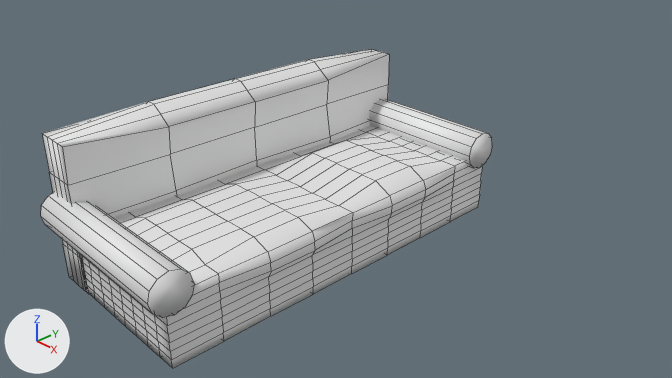
The Blender file Assets/Models/couch.blend, before and after one commit.
Both versions are drawn from the file's camera 'Camera'. Every picture has the same lights, and +X, +Y and +Z are marked at lower left. Mesh edges are drawn as thin lines.
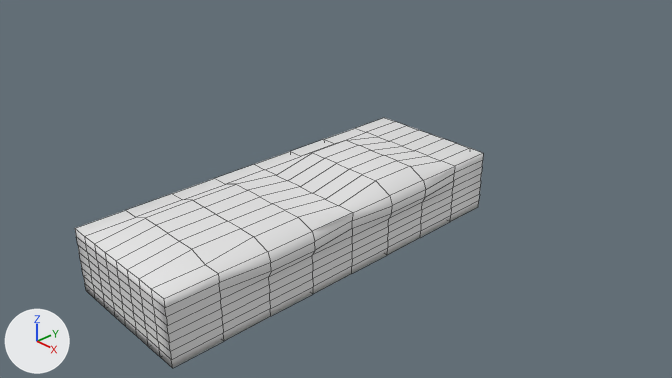
The change, as a diff of the scene's bpy script:
```diff
--- a/Assets/Models/couch.blend.py
+++ b/Assets/Models/couch.blend.py
@@ me_cube_003 @@
 me_cube_003.from_pydata(...)  # 98 vertices, 96 faces; spans x -1.1..1.0, y -1.0..1.0, z -1.0..1.28
 # used by ob_cube_001; location = (-1.34, -0.19, 0.61); rotation_euler = (0.0, 1.571, 0.0), in degrees (0, 90, 0); scale = (1.11, 3.0, 0.3)
-me_cube_003.vertices[0].co = (-1.0, -1.0, -1.0)  # pixel (41, 133)
+# me_cube_003 part 1
+me_cube_003.vertices[0].co = (-0.94, -1.0, -1.0)
@@ ob_cylinder_001 @@
-ob_cylinder_001 = bpy.data.objects.new('Cylinder.001', me_cylinder_001)
-ob_cylinder_001.location = (-0.19, -3.13, 0.61)
-ob_cylinder_001.rotation_euler = (0.0, 1.571, 0.0)  # degrees (0, 90, 0)
-ob_cylinder_001.scale = (1.0, 1.01, 1.39)
@@ ob_cylinder @@
 ob_cylinder.scale = (1.0, 1.01, 1.39)
+ob_cylinder.hide_viewport = True
@@ ob_cube_001 @@
 ob_cube_001.scale = (1.11, 3.0, 0.3)
+ob_cube_001.hide_viewport = True
```

Boxes [x1, y1, x2, y2] around the edits, measured in the pictures (672 x 378 px; the box of a moved part takes in the faces that stretch with it):
'Cube.001', hidden: before [42, 49, 389, 294]
'Cylinder.001', deleted: before [41, 192, 194, 318]
'Cylinder', hidden: before [369, 99, 492, 168]
part 1 of me_cube_003, moved or reshaped (not visible afterwards): before [42, 102, 146, 175]
